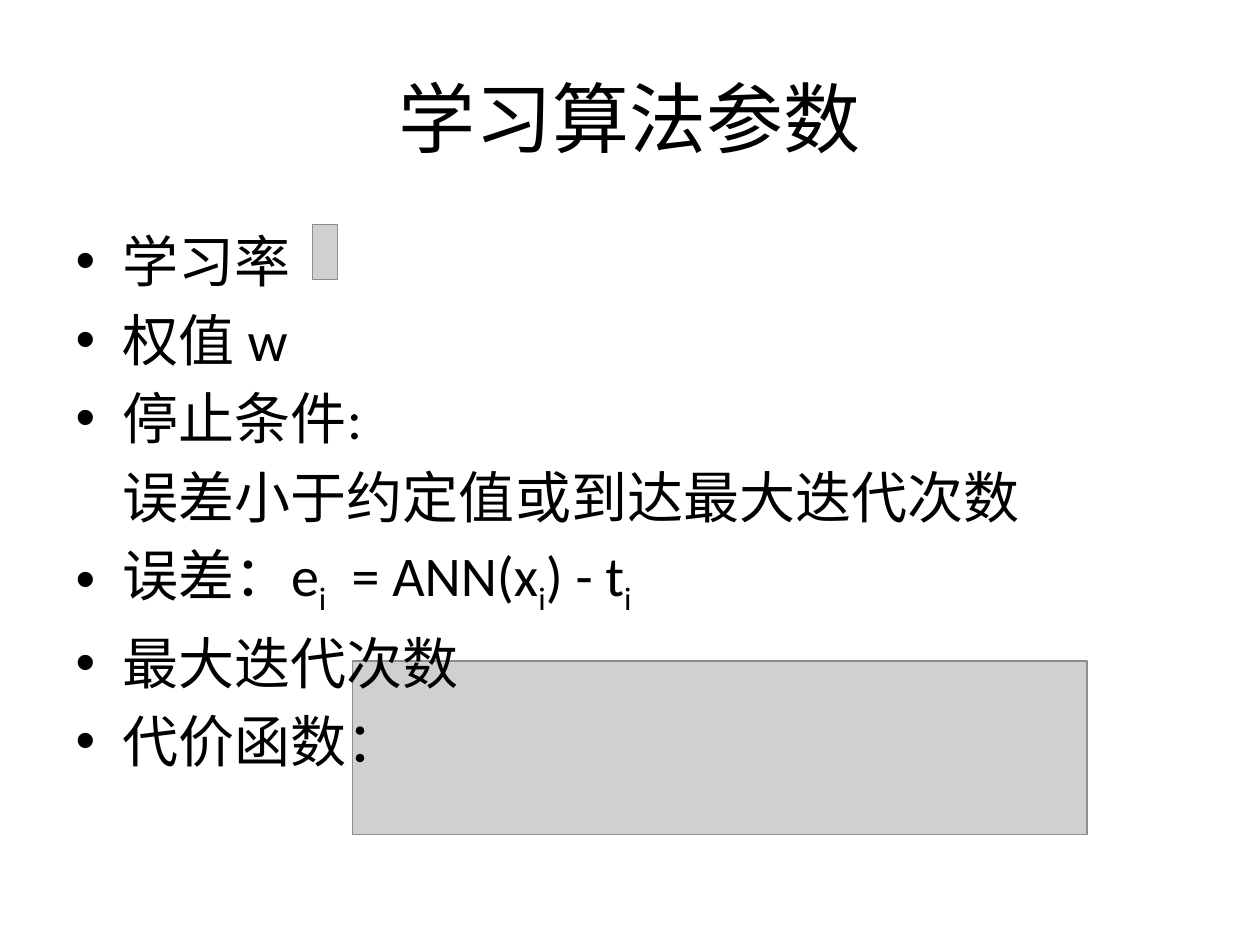
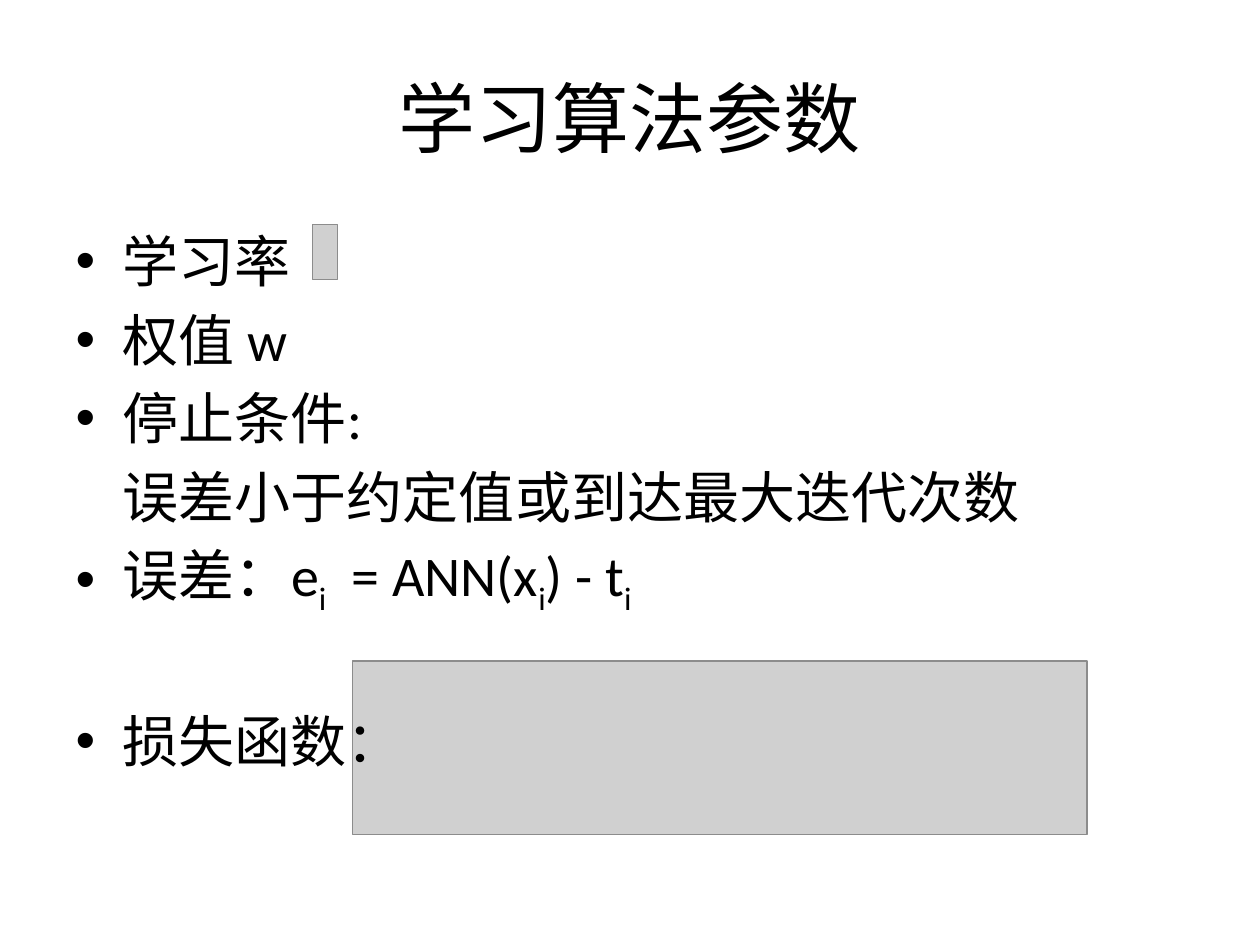
Before and after one commit to wangbin5/samples, a slide deck: slide 11 of docs/神经元网络.pptx (slide 13 before the commit). Drawn at 1260x945 pixels with LibreOffice and Linux fonts; fonts in the diff are those of the drawing; grey boxes stand for pictures. Boxes give left, top, right and bottom in pixels: in the first picture for what was removed or moved away, otherwise in the second. Text is boxed around its words. In the diff, an @@ line names an element or a change of style, - is before the commit and + after.

Commit message:
tensorflow学习文件

```diff
--- a/docs/神经元网络.pptx
+++ b/docs/神经元网络.pptx
@@ text at <box>123,706,403,777</box>: text changed @@
-• 最大迭代次数
-• 代价函数：
+• 损失函数：
```
Also in this commit, not shown: 6 other slides changed, 8 slides added, 12 slides removed, 19 other files.
